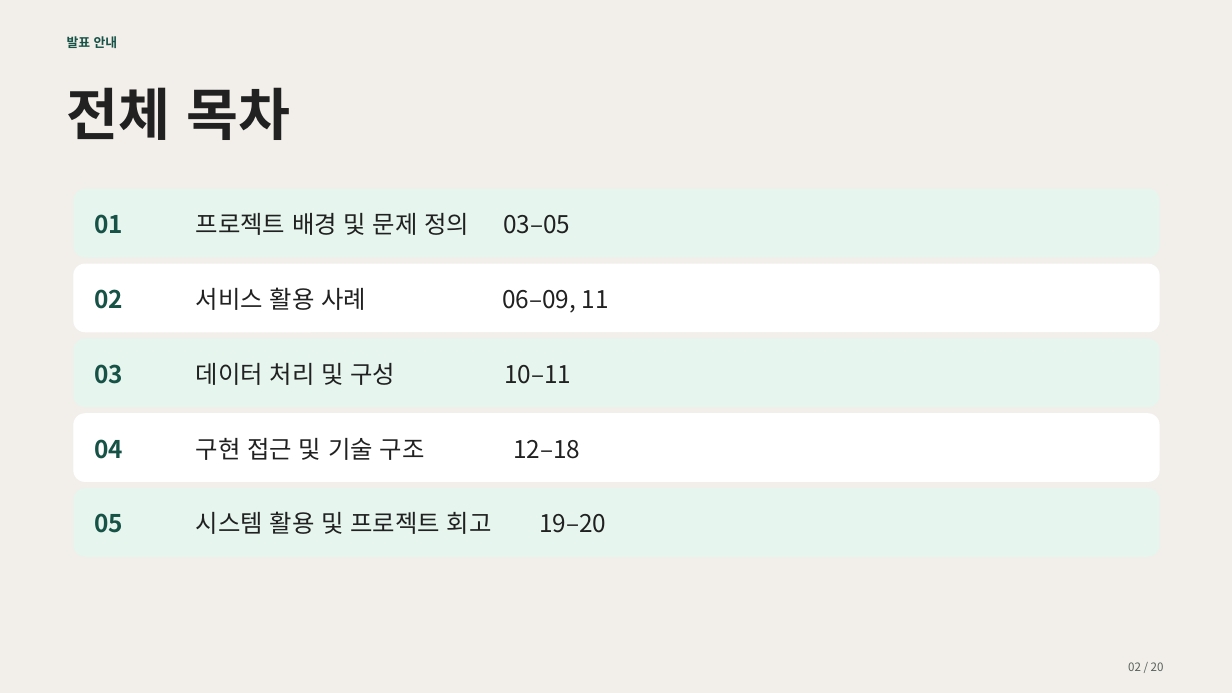
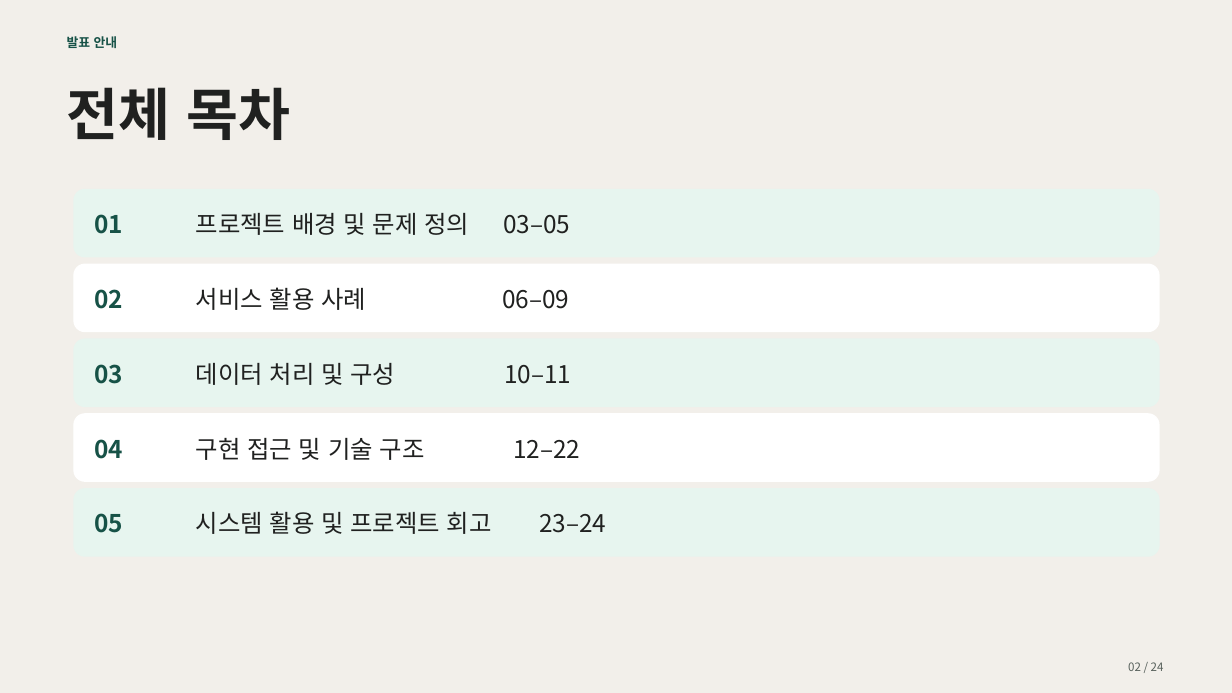
Before and after one commit to encore-ai-campus/mle-02-p2-team3, a slide deck: slide 2 of src/card_benefit/docs/presentation/카드혜택_GraphRAG_최종_20장_검색과근거조회설명추가.pptx. Drawn at 1232x693 pixels with LibreOffice and Linux fonts; fonts in the diff are those of the drawing. Boxes give left, top, right and bottom in pixels: in the first picture for what was removed or moved away, otherwise in the second. Text is boxed around its words. In the diff, an @@ line names an element or a change of style, - is before the commit and + after.

```diff
--- a/src/card_benefit/docs/presentation/카드혜택_GraphRAG_최종_20장_검색과근거조회설명추가.pptx
+++ b/src/card_benefit/docs/presentation/카드혜택_GraphRAG_최종_20장_검색과근거조회설명추가.pptx
@@ text at <box>196,287,569,310</box>: text changed @@
-서비스 활용 사례 06–09, 11
+서비스 활용 사례 06–09
@@ text at <box>196,438,580,460</box>: text changed @@
-구현 접근 및 기술 구조 12–18
+구현 접근 및 기술 구조 12–22
@@ text at <box>196,511,606,534</box>: text changed @@
-시스템 활용 및 프로젝트 회고 19–20
+시스템 활용 및 프로젝트 회고 23–24
@@ text at <box>1128,662,1164,671</box>: text changed @@
-02 / 20
+02 / 24
```
Also in this commit, not shown: 22 other slides changed, 1 slide removed, 1 other file.
